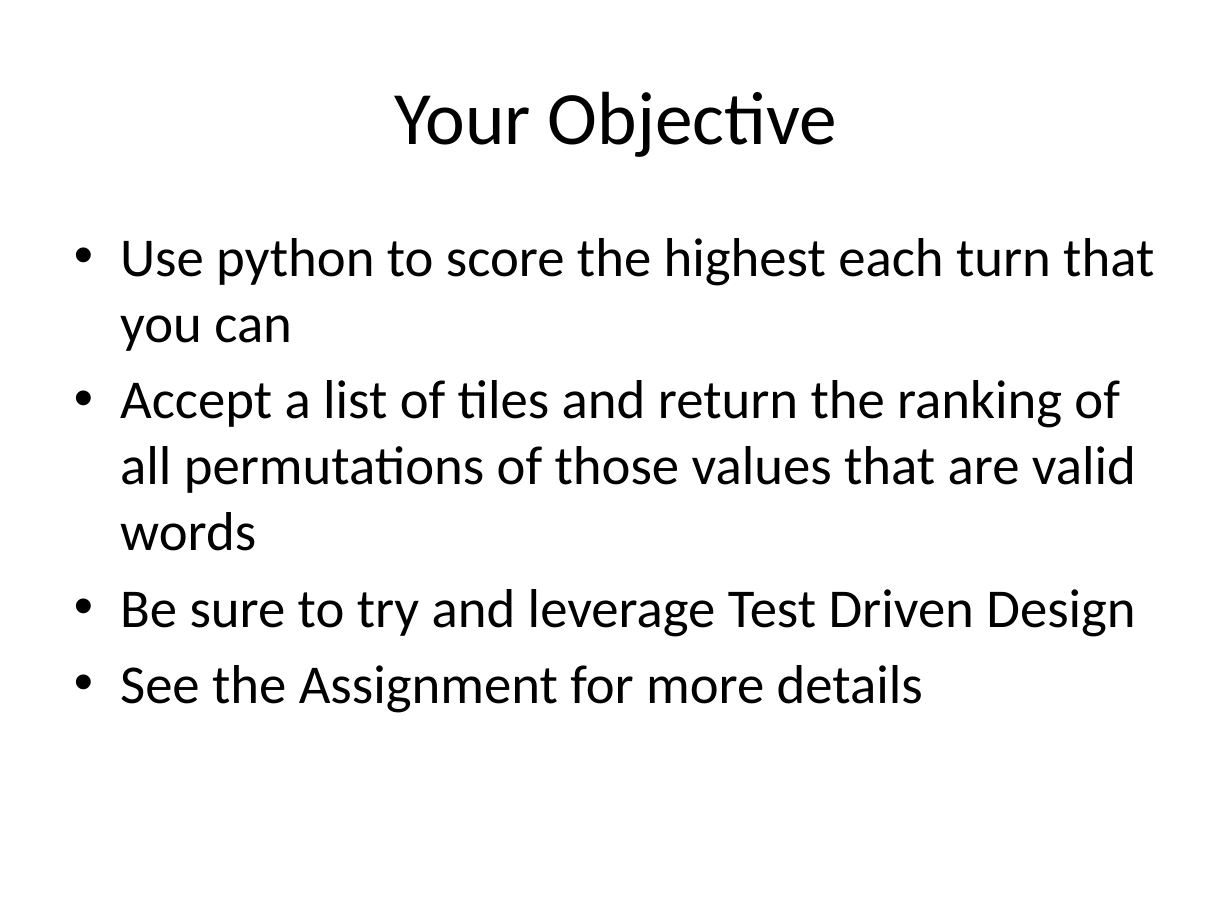
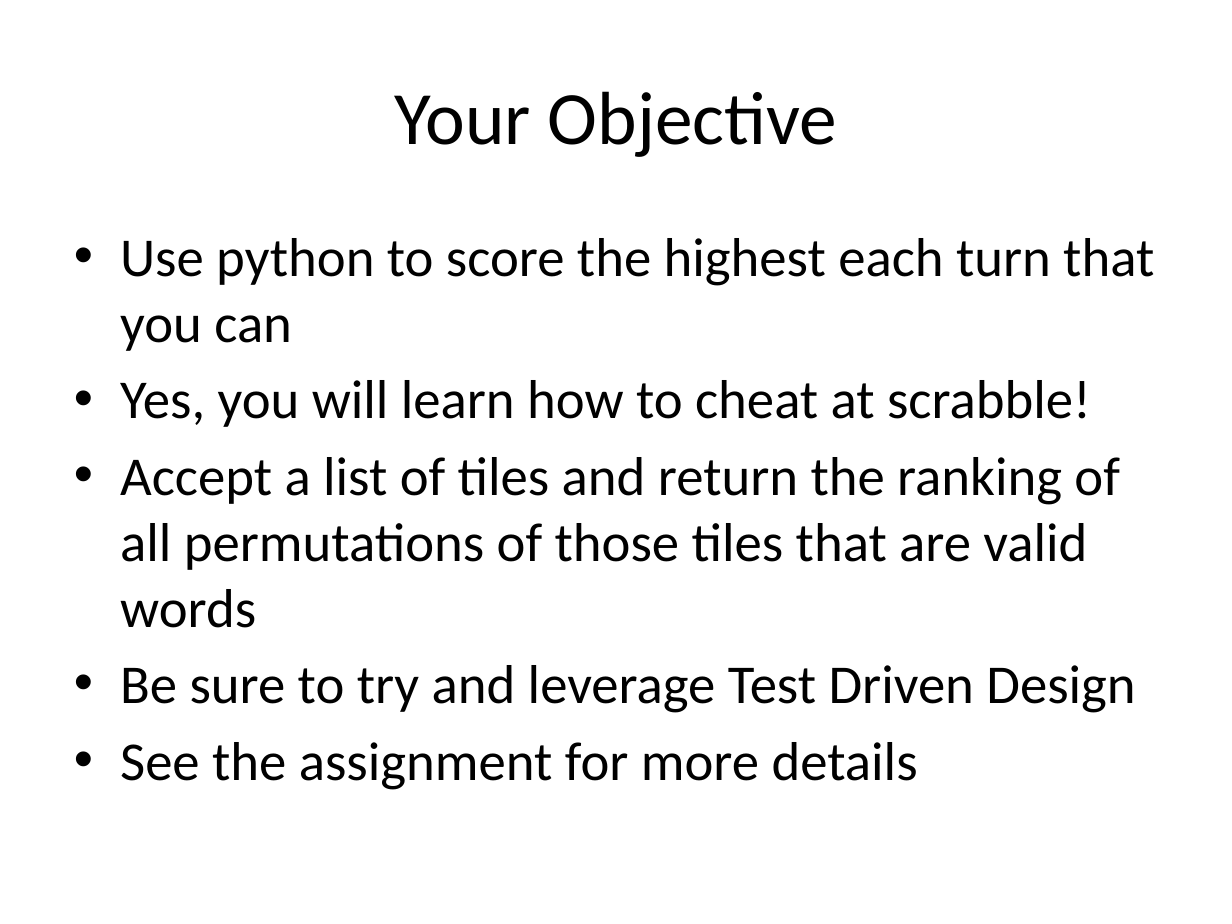
Before and after one commit to zengm71/Course-Overview, a slide deck: slide 3 of week_9/9.2 Project Assignment.pptx. Drawn at 1232x924 pixels with LibreOffice and Linux fonts; fonts in the diff are those of the drawing. Boxes give left, top, right and bottom in pixels: in the first picture for what was removed or moved away, otherwise in the second. Text is boxed around its words. In the diff, an @@ line names an element or a change of style, - is before the commit and + after.

```diff
--- a/week_9/9.2 Project Assignment.pptx
+++ b/week_9/9.2 Project Assignment.pptx
@@ text at (120, 380, 1120, 628): text changed @@
-• Accept a list of tiles and return the ranking of all permutations of those values that are valid words
+• Yes, you will learn how to cheat at scrabble!
+• Accept a list of tiles and return the ranking of all permutations of those tiles that are valid words
@@ text at (120, 742, 918, 790): text changed @@
-• See the Assignment for more details
+• See the assignment for more details
```
Also in this commit, not shown: 1 other slide changed, 4 other files.
